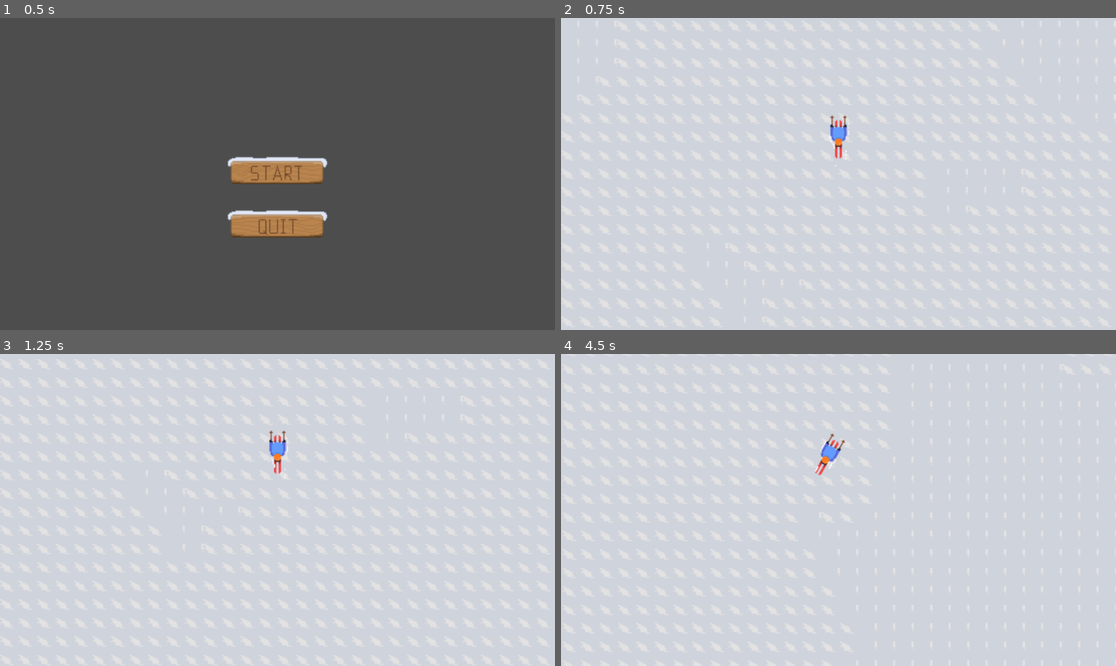
Above: before the commit, frames 1-4 (two rows, left to right).
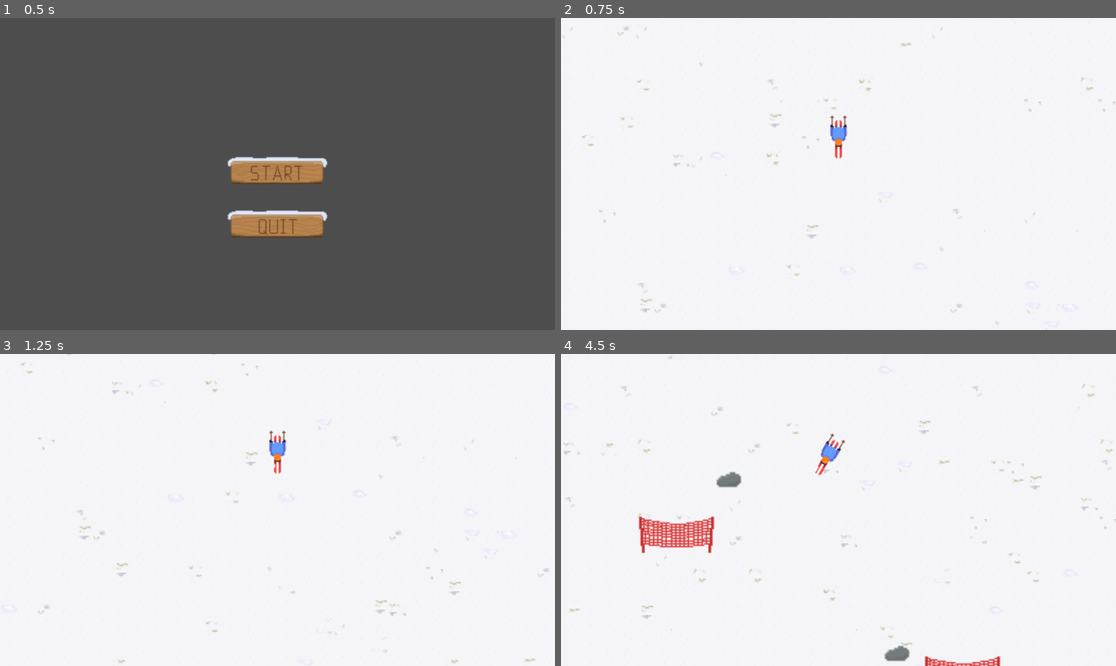
Above: after the commit, the same moments.

Repository: allsers/2dsteep
Game: Godot game, scene res://main_menu.tscn
Same seed, same stepped clock (60 frames per second), same inputs: the game is played once before the commit and once after it.
Inputs (mouse positions are in pixels of both pictures, inside the frame that each line leads up to):
- Up to frame 1 (0.5 s): no input
- Up to frame 2 (0.75 s): click (844, 167) at 0.5 s
- Up to frame 3 (1.25 s): no input
- Up to frame 4 (4.5 s): hold D (move_right) 1.28-2.03 s; hold A (move_left) 2.03-2.78 s; hold D (move_right) 2.78-4.28 s; hold A (move_left) from 4.28 s (still down)

Frame 1 is identical in both runs. In frame 2, 87% of the frame differs, in the area x 0-100%, y 0-100%; in frame 3, 86%; in frame 4, 90%.

Commit message:
Stone obstacle

Diff:
--- a/net.gd
+++ b/net.gd
@@ -1,9 +1,6 @@
 extends Area2D
 
 var rng = RandomNumberGenerator.new()
-
-func _on_visible_on_screen_notifier_2d_screen_exited():
-	queue_free()
 
 # Called when the node enters the scene tree for the first time.
 func _ready() -> void:
@@ -23,3 +20,4 @@
 
 func _on_body_entered(body: Node2D) -> void:
 	get_tree().change_scene_to_file("res://main_menu.tscn")
+	print("Score: ", round(get_node("../../Player").score))
--- a/net_obstacle.tscn
+++ b/net_obstacle.tscn
@@ -4,7 +4,7 @@
 [ext_resource type="Script" path="res://net.gd" id="1_wrb7d"]
 
 [sub_resource type="RectangleShape2D" id="RectangleShape2D_dmfng"]
-size = Vector2(52, 20)
+size = Vector2(63.5, 25)
 
 [node name="Net" type="Node2D"]
 
@@ -13,17 +13,16 @@
 
 [node name="TextureRect" type="TextureRect" parent="Area2D"]
 z_index = 2
-offset_left = -32.0
-offset_top = -16.0
-offset_right = 32.0
-offset_bottom = 16.0
+offset_left = -39.0
+offset_top = -36.0
+offset_right = 25.0
+offset_bottom = -4.0
+scale = Vector2(1.2, 1.2)
 texture = ExtResource("1_cokcq")
-
-[node name="VisibleOnScreenNotifier2D" type="VisibleOnScreenNotifier2D" parent="Area2D"]
-position = Vector2(0, -9.23872e-07)
-scale = Vector2(2.6, 1)
+metadata/_edit_use_anchors_ = true
 
 [node name="CollisionShape2D" type="CollisionShape2D" parent="Area2D"]
+position = Vector2(-0.75, -18)
 shape = SubResource("RectangleShape2D_dmfng")
 
 [connection signal="body_entered" from="Area2D" to="Area2D" method="_on_body_entered"]
--- a/player.tscn
+++ b/player.tscn
@@ -114,7 +114,7 @@
 }
 
 [sub_resource type="RectangleShape2D" id="RectangleShape2D_rlf7o"]
-size = Vector2(14, 29)
+size = Vector2(14, 33)
 
 [node name="Player" type="CharacterBody2D"]
 script = ExtResource("1_ji571")
--- /dev/null
+++ b/stone_obstacle.tscn
@@ -0,0 +1,28 @@
+[gd_scene load_steps=4 format=3 uid="uid://bkajcefq3npnj"]
+
+[ext_resource type="Script" path="res://net.gd" id="1_4q0jh"]
+[ext_resource type="Texture2D" uid="uid://cjk6ugki2oknh" path="res://Assets/Stones/stone0.png" id="2_skjxa"]
+
+[sub_resource type="RectangleShape2D" id="RectangleShape2D_dwlou"]
+size = Vector2(20, 12)
+
+[node name="Stone-obstacle" type="Node2D"]
+
+[node name="Area2D" type="Area2D" parent="."]
+script = ExtResource("1_4q0jh")
+
+[node name="TextureRect" type="TextureRect" parent="Area2D"]
+z_index = 2
+offset_left = -12.0
+offset_top = -22.0
+offset_right = 52.0
+offset_bottom = 42.0
+scale = Vector2(0.4, 0.4)
+texture = ExtResource("2_skjxa")
+metadata/_edit_use_anchors_ = true
+
+[node name="CollisionShape2D" type="CollisionShape2D" parent="Area2D"]
+position = Vector2(0, -6)
+shape = SubResource("RectangleShape2D_dwlou")
+
+[connection signal="body_entered" from="Area2D" to="Area2D" method="_on_body_entered"]
--- a/tiles_generation.gd
+++ b/tiles_generation.gd
@@ -1,32 +1,46 @@
 extends TileMap
 
 @onready var player = get_parent().get_node("Player")
+var world_node: Node2D
 
-var count = 0
 var moisture = FastNoiseLite.new()
 var temperature = FastNoiseLite.new()
 var altitude = FastNoiseLite.new()
-var width = 128
-var height = 128
+var width = 0
+var height = 38
+var blank_tiles = [Vector2i(1,4), Vector2i(2,4)]
+var last_random_tile = 0
+var styled_tiles = [Vector2i(0,0),Vector2i(0,1),Vector2i(0,2),Vector2i(0,3),Vector2i(0,4),Vector2i(0,5),Vector2i(0,6), Vector2i(1,0), Vector2i(1,1),Vector2i(1,2),Vector2i(1,3),Vector2i(1,5),Vector2i(1,6),Vector2i(2,0), Vector2i(2,1),Vector2i(2,2),Vector2i(2,3),Vector2i(2,5),Vector2i(2,6)]
+
+
 
 func _ready() -> void:
 	moisture.seed = randi()
 	temperature.seed = randi()
 	altitude.seed = randi()
+	world_node = get_parent()
+	width = world_node.MAX_WIDTH
+
+
 
 func _process(delta: float) -> void:
 	generate_chunk(player.position)
 
 
 func generate_chunk(pos):
-	var tile_pos = local_to_map(position)
+	var tile_pos = local_to_map(pos)
 
 	for x in range(width):
 		for y in range(height):
 			var moist = moisture.get_noise_2d(tile_pos.x + x - width/2, tile_pos.y + y - height/2)*10
 			var temp = temperature.get_noise_2d(tile_pos.x + x - width/2, tile_pos.y + y - height/2)*10
 			var alt = altitude.get_noise_2d(tile_pos.x + x- width/2, tile_pos.y + y - height/2)*10
-			if alt < 2:
-				set_cell(0, Vector2i(tile_pos.x + x - width/2, tile_pos.y + y - height/2), 0, Vector2i(3, round(temp+10)/5))
-			else:
-				set_cell(0, Vector2i(tile_pos.x + x - width/2, tile_pos.y + y - height/2), 0, Vector2i(round(moist+10)/5, round(temp+10)/5))
+
+			if get_cell_source_id(0, Vector2i(tile_pos.x + x - width/2, tile_pos.y + y - height/2), false) == -1:
+
+				if (randi_range(0,14) == 10) or last_random_tile >= 18:
+					set_cell(0, Vector2i(tile_pos.x + x - width/2, tile_pos.y + y - height/2), 0, styled_tiles.pick_random())
+					last_random_tile = 0
+				else:
+					set_cell(0, Vector2i(tile_pos.x + x - width/2, tile_pos.y + y - height/2), 0, blank_tiles.pick_random())
+					last_random_tile += 1
--- a/world.gd
+++ b/world.gd
@@ -3,6 +3,8 @@
 @export var MAX_WIDTH = 1000
 
 var net_scene = preload("res://net_obstacle.tscn")
+var stone_scene = preload("res://stone_obstacle.tscn")
+
 
 func _ready() -> void:
 	pass
@@ -15,4 +17,6 @@
 
 func _on_timer_timeout() -> void:
 	var net = net_scene.instantiate()
+	var stone = stone_scene.instantiate()
 	add_child(net)
+	add_child(stone)
--- a/world.tscn
+++ b/world.tscn
@@ -4,385 +4,34 @@
 [ext_resource type="PackedScene" uid="uid://bavd3f8112vwq" path="res://player.tscn" id="1_b4grr"]
 [ext_resource type="Script" path="res://CameraController.gd" id="1_oxcl1"]
 [ext_resource type="PackedScene" uid="uid://ciewbnl60gtdy" path="res://tile_map.tscn" id="4_cygq3"]
-[ext_resource type="Texture2D" uid="uid://cwskusmjk3psw" path="res://Assets/snow_bg.png" id="5_s24nx"]
+[ext_resource type="Texture2D" uid="uid://bmwc8jyal2cqt" path="res://Assets/snow.png" id="5_4n3gt"]
 
-[sub_resource type="TileSetAtlasSource" id="TileSetAtlasSource_vvedw"]
-texture = ExtResource("5_s24nx")
+[sub_resource type="TileSetAtlasSource" id="TileSetAtlasSource_41ms0"]
+texture = ExtResource("5_4n3gt")
 0:0/0 = 0
 1:0/0 = 0
 2:0/0 = 0
-3:0/0 = 0
-4:0/0 = 0
-5:0/0 = 0
-6:0/0 = 0
-7:0/0 = 0
-8:0/0 = 0
-9:0/0 = 0
-10:0/0 = 0
-11:0/0 = 0
 0:1/0 = 0
 1:1/0 = 0
 2:1/0 = 0
-3:1/0 = 0
-4:1/0 = 0
-5:1/0 = 0
-6:1/0 = 0
-7:1/0 = 0
-8:1/0 = 0
-9:1/0 = 0
-10:1/0 = 0
-11:1/0 = 0
 0:2/0 = 0
 1:2/0 = 0
 2:2/0 = 0
-3:2/0 = 0
-4:2/0 = 0
-5:2/0 = 0
-6:2/0 = 0
-7:2/0 = 0
-8:2/0 = 0
-9:2/0 = 0
-10:2/0 = 0
-11:2/0 = 0
 0:3/0 = 0
 1:3/0 = 0
 2:3/0 = 0
-3:3/0 = 0
-4:3/0 = 0
-5:3/0 = 0
-6:3/0 = 0
-7:3/0 = 0
-8:3/0 = 0
-9:3/0 = 0
-10:3/0 = 0
-11:3/0 = 0
 0:4/0 = 0
 1:4/0 = 0
 2:4/0 = 0
-3:4/0 = 0
-4:4/0 = 0
-5:4/0 = 0
-6:4/0 = 0
-7:4/0 = 0
-8:4/0 = 0
-9:4/0 = 0
-10:4/0 = 0
-11:4/0 = 0
 0:5/0 = 0
 1:5/0 = 0
 2:5/0 = 0
-3:5/0 = 0
-4:5/0 = 0
-5:5/0 = 0
-6:5/0 = 0
-7:5/0 = 0
-8:5/0 = 0
-9:5/0 = 0
-10:5/0 = 0
-11:5/0 = 0
 0:6/0 = 0
 1:6/0 = 0
 2:6/0 = 0
-3:6/0 = 0
-4:6/0 = 0
-5:6/0 = 0
-6:6/0 = 0
-7:6/0 = 0
-8:6/0 = 0
-9:6/0 = 0
-10:6/0 = 0
-11:6/0 = 0
-0:7/0 = 0
-1:7/0 = 0
-2:7/0 = 0
-3:7/0 = 0
-4:7/0 = 0
-5:7/0 = 0
-6:7/0 = 0
-7:7/0 = 0
-8:7/0 = 0
-9:7/0 = 0
-10:7/0 = 0
-11:7/0 = 0
-0:8/0 = 0
-1:8/0 = 0
-2:8/0 = 0
-3:8/0 = 0
-4:8/0 = 0
-5:8/0 = 0
-6:8/0 = 0
-7:8/0 = 0
-8:8/0 = 0
-9:8/0 = 0
-10:8/0 = 0
-11:8/0 = 0
-0:9/0 = 0
-1:9/0 = 0
-2:9/0 = 0
-3:9/0 = 0
-4:9/0 = 0
-5:9/0 = 0
-6:9/0 = 0
-7:9/0 = 0
-8:9/0 = 0
-9:9/0 = 0
-10:9/0 = 0
-11:9/0 = 0
-0:10/0 = 0
-1:10/0 = 0
-2:10/0 = 0
-3:10/0 = 0
-4:10/0 = 0
-5:10/0 = 0
-6:10/0 = 0
-7:10/0 = 0
-8:10/0 = 0
-9:10/0 = 0
-10:10/0 = 0
-11:10/0 = 0
-0:11/0 = 0
-1:11/0 = 0
-2:11/0 = 0
-3:11/0 = 0
-4:11/0 = 0
-5:11/0 = 0
-6:11/0 = 0
-7:11/0 = 0
-8:11/0 = 0
-9:11/0 = 0
-10:11/0 = 0
-11:11/0 = 0
-0:12/0 = 0
-1:12/0 = 0
-2:12/0 = 0
-3:12/0 = 0
-4:12/0 = 0
-5:12/0 = 0
-6:12/0 = 0
-7:12/0 = 0
-8:12/0 = 0
-9:12/0 = 0
-10:12/0 = 0
-11:12/0 = 0
-0:13/0 = 0
-1:13/0 = 0
-2:13/0 = 0
-3:13/0 = 0
-4:13/0 = 0
-5:13/0 = 0
-6:13/0 = 0
-7:13/0 = 0
-8:13/0 = 0
-9:13/0 = 0
-10:13/0 = 0
-11:13/0 = 0
-0:14/0 = 0
-1:14/0 = 0
-2:14/0 = 0
-3:14/0 = 0
-4:14/0 = 0
-5:14/0 = 0
-6:14/0 = 0
-7:14/0 = 0
-8:14/0 = 0
-9:14/0 = 0
-10:14/0 = 0
-11:14/0 = 0
-0:15/0 = 0
-1:15/0 = 0
-2:15/0 = 0
-3:15/0 = 0
-4:15/0 = 0
-5:15/0 = 0
-6:15/0 = 0
-7:15/0 = 0
-8:15/0 = 0
-9:15/0 = 0
-10:15/0 = 0
-11:15/0 = 0
-0:16/0 = 0
-1:16/0 = 0
-2:16/0 = 0
-3:16/0 = 0
-4:16/0 = 0
-5:16/0 = 0
-6:16/0 = 0
-7:16/0 = 0
-8:16/0 = 0
-9:16/0 = 0
-10:16/0 = 0
-11:16/0 = 0
-0:17/0 = 0
-1:17/0 = 0
-2:17/0 = 0
-3:17/0 = 0
-4:17/0 = 0
-5:17/0 = 0
-6:17/0 = 0
-7:17/0 = 0
-8:17/0 = 0
-9:17/0 = 0
-10:17/0 = 0
-11:17/0 = 0
-0:18/0 = 0
-1:18/0 = 0
-2:18/0 = 0
-3:18/0 = 0
-4:18/0 = 0
-5:18/0 = 0
-6:18/0 = 0
-7:18/0 = 0
-8:18/0 = 0
-9:18/0 = 0
-10:18/0 = 0
-11:18/0 = 0
-0:19/0 = 0
-1:19/0 = 0
-2:19/0 = 0
-3:19/0 = 0
-4:19/0 = 0
-5:19/0 = 0
-6:19/0 = 0
-7:19/0 = 0
-8:19/0 = 0
-9:19/0 = 0
-10:19/0 = 0
-11:19/0 = 0
-0:20/0 = 0
-1:20/0 = 0
-2:20/0 = 0
-3:20/0 = 0
-4:20/0 = 0
-5:20/0 = 0
-6:20/0 = 0
-7:20/0 = 0
-8:20/0 = 0
-9:20/0 = 0
-10:20/0 = 0
-11:20/0 = 0
-0:21/0 = 0
-1:21/0 = 0
-2:21/0 = 0
-3:21/0 = 0
-4:21/0 = 0
-5:21/0 = 0
-6:21/0 = 0
-7:21/0 = 0
-8:21/0 = 0
-9:21/0 = 0
-10:21/0 = 0
-11:21/0 = 0
-0:22/0 = 0
-1:22/0 = 0
-2:22/0 = 0
-3:22/0 = 0
-4:22/0 = 0
-5:22/0 = 0
-6:22/0 = 0
-7:22/0 = 0
-8:22/0 = 0
-9:22/0 = 0
-10:22/0 = 0
-11:22/0 = 0
-0:23/0 = 0
-1:23/0 = 0
-2:23/0 = 0
-3:23/0 = 0
-4:23/0 = 0
-5:23/0 = 0
-6:23/0 = 0
-7:23/0 = 0
-8:23/0 = 0
-9:23/0 = 0
-10:23/0 = 0
-11:23/0 = 0
-0:24/0 = 0
-1:24/0 = 0
-2:24/0 = 0
-3:24/0 = 0
-4:24/0 = 0
-5:24/0 = 0
-6:24/0 = 0
-7:24/0 = 0
-8:24/0 = 0
-9:24/0 = 0
-10:24/0 = 0
-11:24/0 = 0
-0:25/0 = 0
-1:25/0 = 0
-2:25/0 = 0
-3:25/0 = 0
-4:25/0 = 0
-5:25/0 = 0
-6:25/0 = 0
-7:25/0 = 0
-8:25/0 = 0
-9:25/0 = 0
-10:25/0 = 0
-11:25/0 = 0
-0:26/0 = 0
-1:26/0 = 0
-2:26/0 = 0
-3:26/0 = 0
-4:26/0 = 0
-5:26/0 = 0
-6:26/0 = 0
-7:26/0 = 0
-8:26/0 = 0
-9:26/0 = 0
-10:26/0 = 0
-11:26/0 = 0
-0:27/0 = 0
-1:27/0 = 0
-2:27/0 = 0
-3:27/0 = 0
-4:27/0 = 0
-5:27/0 = 0
-6:27/0 = 0
-7:27/0 = 0
-8:27/0 = 0
-9:27/0 = 0
-10:27/0 = 0
-11:27/0 = 0
-0:28/0 = 0
-1:28/0 = 0
-2:28/0 = 0
-3:28/0 = 0
-4:28/0 = 0
-5:28/0 = 0
-6:28/0 = 0
-7:28/0 = 0
-8:28/0 = 0
-9:28/0 = 0
-10:28/0 = 0
-11:28/0 = 0
-0:29/0 = 0
-1:29/0 = 0
-2:29/0 = 0
-3:29/0 = 0
-4:29/0 = 0
-5:29/0 = 0
-6:29/0 = 0
-7:29/0 = 0
-8:29/0 = 0
-9:29/0 = 0
-10:29/0 = 0
-11:29/0 = 0
-0:30/0 = 0
-1:30/0 = 0
-2:30/0 = 0
-3:30/0 = 0
-4:30/0 = 0
-5:30/0 = 0
-6:30/0 = 0
-7:30/0 = 0
-8:30/0 = 0
-9:30/0 = 0
-10:30/0 = 0
-11:30/0 = 0
 
-[sub_resource type="TileSet" id="TileSet_prrb6"]
-sources/0 = SubResource("TileSetAtlasSource_vvedw")
+[sub_resource type="TileSet" id="TileSet_2oca3"]
+sources/0 = SubResource("TileSetAtlasSource_41ms0")
 
 [node name="World" type="Node2D"]
 script = ExtResource("1_5qkml")
Not shown: 1 places in world.tscn that only renumber resources
Not shown, changed: .DS_Store
